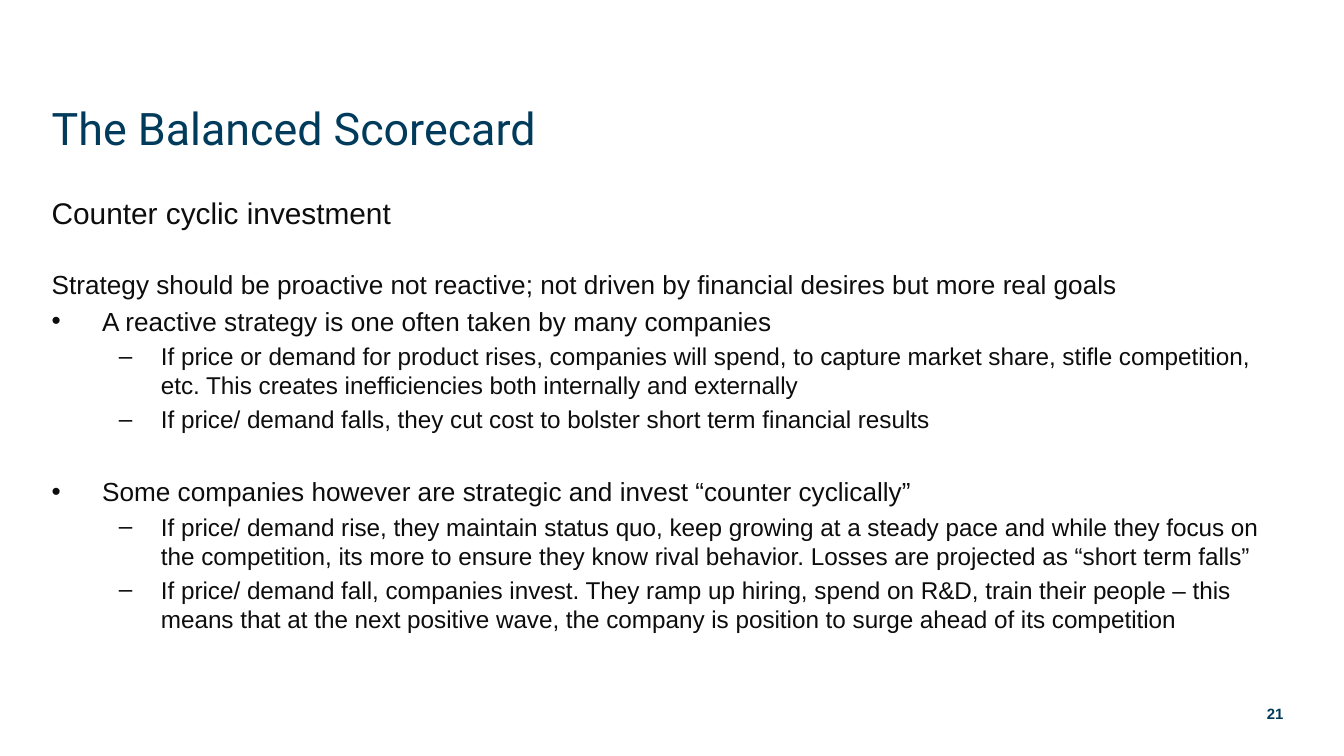
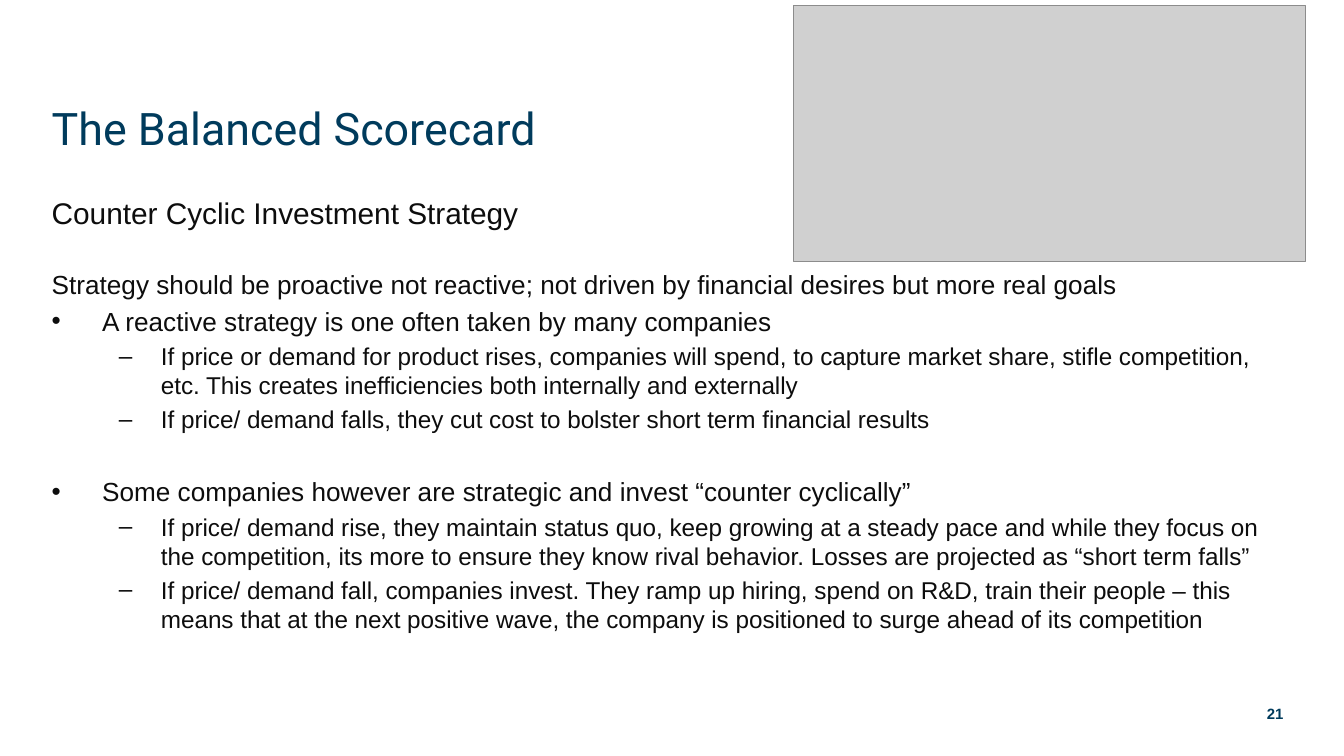
Before and after one commit to munishkumar-gh/munishkumar-gh.github.io, a slide deck: slide 21 of SuSS/2022_ANL201_Viz_Biz/3_Lecture/ANL201 Study Unit 1_2022 - Lecturer.pptx. Drawn at 1344x756 pixels with LibreOffice and Linux fonts; fonts in the diff are those of the drawing; grey boxes stand for pictures; background and template pictures are left out. Boxes give left, top, right and bottom in pixels: in the first picture for what was removed or moved away, otherwise in the second. Text is boxed around its words. In the diff, an @@ line names an element or a change of style, - is before the commit and + after.

```diff
--- a/SuSS/2022_ANL201_Viz_Biz/3_Lecture/ANL201 Study Unit 1_2022 - Lecturer.pptx
+++ b/SuSS/2022_ANL201_Viz_Biz/3_Lecture/ANL201 Study Unit 1_2022 - Lecturer.pptx
@@ picture added at (793,5,1305,262) @@
@@ text at (52,202,518,229): text changed @@
-Counter cyclic investment
+Counter Cyclic Investment Strategy
@@ text at (161,581,1231,633): text changed @@
-  – If price/ demand fall, companies invest. They ramp up hiring, spend on R&D, train their people – this means that at the next positive wave, the company is position to surge ahead of its competition
+  – If price/ demand fall, companies invest. They ramp up hiring, spend on R&D, train their people – this means that at the next positive wave, the company is positioned to surge ahead of its competition
```
